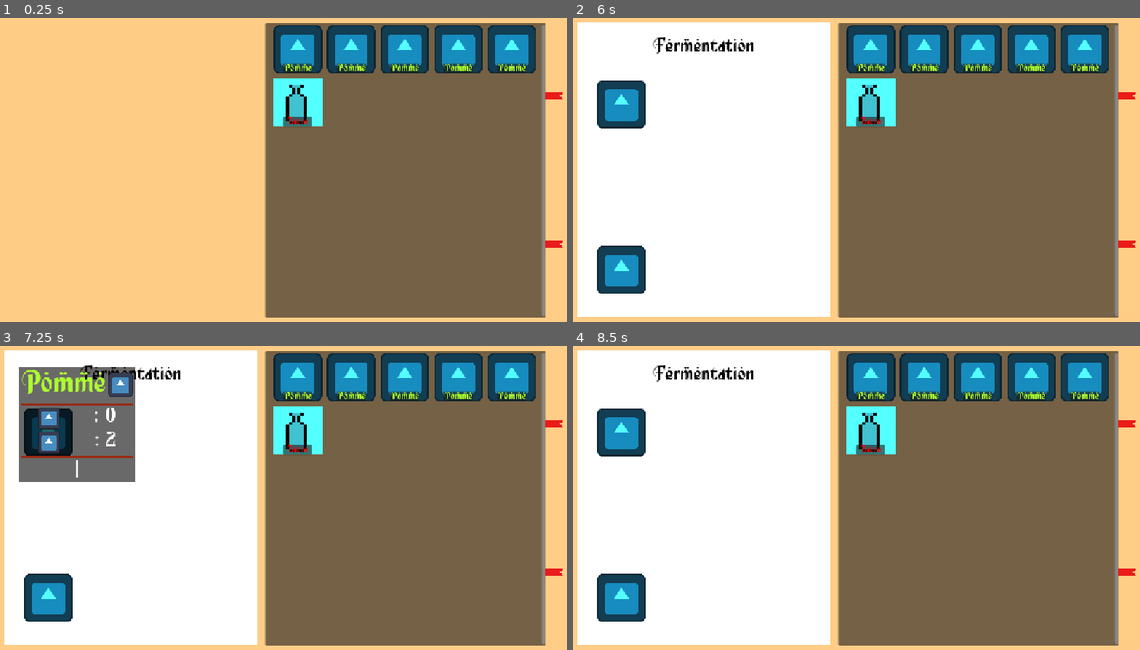
Above: before the commit, frames 1-4 (two rows, left to right).
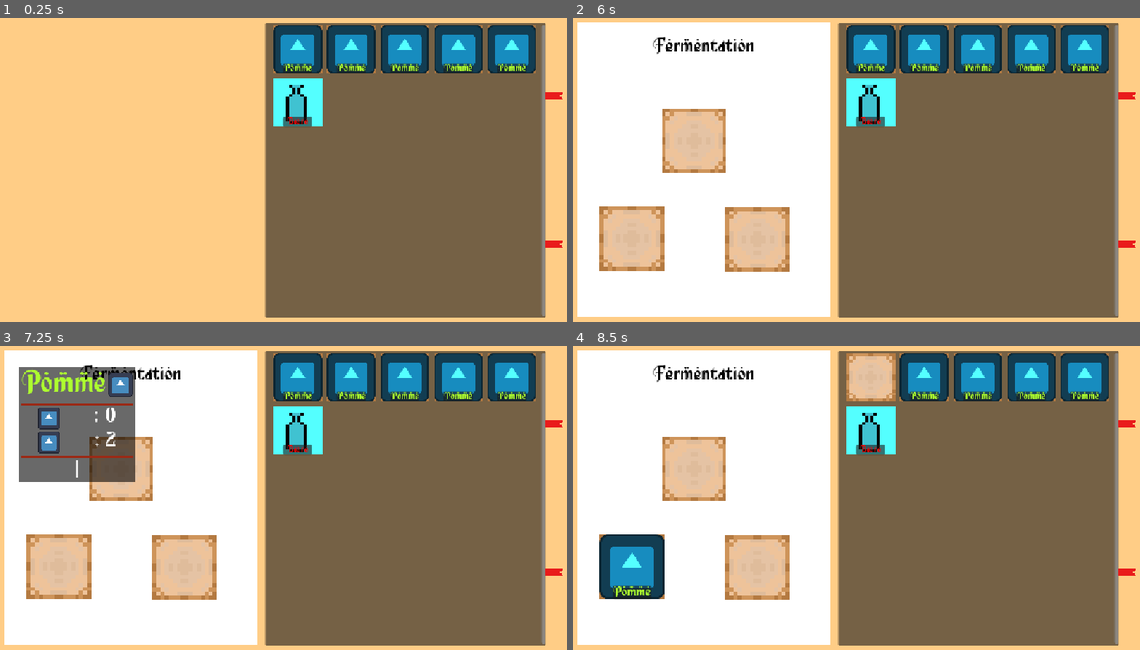
Above: after the commit, the same moments.

Repository: SeldonRubika/Jam-BeerStory
Game: Godot game, scene res://Scenes/MainStuff/main.tscn
Same seed, same stepped clock (60 frames per second), same inputs: the game is played once before the commit and once after it. The engine's default icon, where the game draws it, is replaced by a stand-in: a white triangle on a blue panel in a dark square.
Inputs (mouse positions are in pixels of both pictures, inside the frame that each line leads up to):
- Up to frame 1 (0.25 s): no input
- Up to frame 2 (6 s): click (873, 48) at 0.5 s; click (924, 48) at 1.25 s; click (975, 48) at 2 s; click (1032, 48) at 2.75 s; click (1083, 48) at 3.5 s; click (873, 103) at 4.25 s; click (1128, 97) at 5 s; click (1128, 246) at 5.75 s
- Up to frame 3 (7.25 s): click (300, 376) at 6.5 s
- Up to frame 4 (8.5 s): click (629, 567) at 7.27 s; click (760, 567) at 8.02 s

The runs differ from the first frame. In frame 1, less than 0.1% of the frame differs, in the area x 48-95%, y 2-19%; in frame 2, 9.3%; in frame 3, 8.7%; in frame 4, 11%, in the area x 4-95%, y 2-91%.

Commit message:
Added click and drop

Diff:
--- a/Scenes/DrinkSubMenu/Fermentation.gd
+++ b/Scenes/DrinkSubMenu/Fermentation.gd
@@ -2,10 +2,43 @@
 class_name DrinkSubMenu
 
 var id := "Fermentation"
-
+@export var tonneau: TextureButton
+@export var tonneau_2: TextureButton
+@export var tonneau_3: TextureButton
+@onready var slots := [tonneau,tonneau_2,tonneau_3]
+var awaiting_slots := []
 func selected():
 	Global.active_drink_submenu = self
 	show()
 
 func deselect():
 	hide()
+
+func ingredient_selected():
+	awaiting_slots.clear()
+	for slot in slots:
+		if slot.get_child(0).resource == null:
+			awaiting_slots.append(slot)
+			slot.disabled = false
+		else:
+			slot.disabled = true
+
+
+func _on_tonneau_pressed() -> void:
+	tonneau.get_child(0).resource = Global.selected_ingredients.resource
+	tonneau.get_child(0).set_self_ui()
+	Global.selected_ingredients.resource = null
+	Global.selected_ingredients.set_self_ui()
+
+
+func _on_tonneau_2_pressed() -> void:
+	tonneau_2.get_child(0).resource = Global.selected_ingredients.resource
+	tonneau_2.get_child(0).set_self_ui()
+	Global.selected_ingredients.resource = null
+	Global.selected_ingredients.set_self_ui()
+
+func _on_tonneau_3_pressed() -> void:
+	tonneau_3.get_child(0).resource = Global.selected_ingredients.resource
+	tonneau_3.get_child(0).set_self_ui()
+	Global.selected_ingredients.resource = null
+	Global.selected_ingredients.set_self_ui()
--- a/Scenes/DrinkSubMenu/Fermentation.tscn
+++ b/Scenes/DrinkSubMenu/Fermentation.tscn
@@ -6,13 +6,16 @@
 
 [sub_resource type="DrawableTexture2D" id="DrawableTexture2D_5q66j"]
 
-[node name="Fermentation" type="Control" unique_id=912534386]
+[node name="Fermentation" type="Control" unique_id=912534386 node_paths=PackedStringArray("tonneau", "tonneau_2", "tonneau_3")]
 layout_mode = 3
 anchor_left = 0.025
 anchor_top = 0.05
 anchor_right = 0.46
 anchor_bottom = 0.95000005
 script = ExtResource("1_jgvjj")
+tonneau = NodePath("HBoxContainer/tonneau")
+tonneau_2 = NodePath("HBoxContainer/tonneau2")
+tonneau_3 = NodePath("HBoxContainer/tonneau3")
 metadata/_custom_type_script = "uid://et742jqp0c57"
 
 [node name="background" type="TextureRect" parent="." unique_id=923223262]
@@ -44,30 +47,133 @@
 text_overrun_behavior = 3
 script = ExtResource("2_rxjry")
 metadata/_custom_type_script = "uid://d11kfgsd6jgt"
-metadata/_edit_use_anchors_ = true
 
-[node name="HBoxContainer" type="HBoxContainer" parent="." unique_id=270089603]
+[node name="HBoxContainer" type="Control" parent="." unique_id=1179704318]
 layout_mode = 1
-anchors_preset = -1
 anchor_left = 0.07822477
 anchor_top = 0.19478737
 anchor_right = 0.9217752
 anchor_bottom = 0.92352533
 grow_horizontal = 2
 grow_vertical = 2
+mouse_filter = 2
 metadata/_edit_use_anchors_ = true
 
-[node name="VBoxContainer" type="VBoxContainer" parent="HBoxContainer" unique_id=2109550289]
-layout_mode = 2
+[node name="tonneau" type="TextureButton" parent="HBoxContainer" unique_id=1363454366]
+layout_mode = 1
+anchors_preset = -1
+anchor_top = 0.569
+anchor_right = 0.326
+anchor_bottom = 0.906
+offset_top = 0.17501831
+offset_right = 0.19328308
+offset_bottom = -0.049987793
+size_flags_horizontal = 3
+disabled = true
+stretch_mode = 5
 
-[node name="IngredientBase" parent="HBoxContainer/VBoxContainer" unique_id=1564469009 instance=ExtResource("3_qnoag")]
-layout_mode = 2
+[node name="IngredientBase" parent="HBoxContainer/tonneau" unique_id=1564469009 instance=ExtResource("3_qnoag")]
+layout_mode = 1
+anchor_left = 0.036000002
+anchor_top = 0.052
+anchor_right = 0.96400005
+anchor_bottom = 0.9480001
+offset_left = -4.9680004
+offset_top = -7.4360003
+offset_right = 4.967987
+offset_bottom = 7.4359894
+mouse_filter = 2
 resource = null
 
-[node name="TextureRect" type="TextureRect" parent="HBoxContainer/VBoxContainer" unique_id=1343695129]
-layout_mode = 2
+[node name="TextureRect" type="TextureRect" parent="HBoxContainer/tonneau" unique_id=1343695129]
+layout_mode = 1
+anchors_preset = -1
+anchor_left = 1.0289855
+anchor_right = 1.4347826
+anchor_bottom = 1.0
+grow_horizontal = 2
+grow_vertical = 2
 size_flags_vertical = 3
+mouse_filter = 2
 
-[node name="IngredientBase2" parent="HBoxContainer/VBoxContainer" unique_id=1859194575 instance=ExtResource("3_qnoag")]
-layout_mode = 2
+[node name="tonneau2" type="TextureButton" parent="HBoxContainer" unique_id=1021442863]
+layout_mode = 1
+anchors_preset = -1
+anchor_left = 0.5890424
+anchor_top = 0.572
+anchor_right = 0.915
+anchor_bottom = 0.90800005
+offset_top = -0.099990845
+offset_right = 0.21121216
+offset_bottom = 0.1000061
+size_flags_horizontal = 3
+disabled = true
+stretch_mode = 5
+
+[node name="IngredientBase" parent="HBoxContainer/tonneau2" unique_id=1140041615 instance=ExtResource("3_qnoag")]
+layout_mode = 1
+anchor_left = 0.036000002
+anchor_top = 0.052
+anchor_right = 0.96400005
+anchor_bottom = 0.9480001
+offset_left = -4.9680004
+offset_top = -7.4360003
+offset_right = 4.967987
+offset_bottom = 7.4359894
+mouse_filter = 2
 resource = null
+
+[node name="TextureRect" type="TextureRect" parent="HBoxContainer/tonneau2" unique_id=549411931]
+layout_mode = 1
+anchors_preset = -1
+anchor_left = 1.0289855
+anchor_right = 1.4347826
+anchor_bottom = 1.0
+grow_horizontal = 2
+grow_vertical = 2
+size_flags_vertical = 3
+mouse_filter = 2
+metadata/_edit_use_anchors_ = true
+
+[node name="tonneau3" type="TextureButton" parent="HBoxContainer" unique_id=976862074]
+layout_mode = 1
+anchors_preset = -1
+anchor_left = 0.29097277
+anchor_top = 0.11317646
+anchor_right = 0.61693037
+anchor_bottom = 0.4491765
+offset_top = -0.099990845
+offset_right = 0.21121216
+offset_bottom = 0.1000061
+size_flags_horizontal = 3
+disabled = true
+stretch_mode = 5
+
+[node name="IngredientBase" parent="HBoxContainer/tonneau3" unique_id=103853650 instance=ExtResource("3_qnoag")]
+layout_mode = 1
+anchor_left = 0.036000002
+anchor_top = 0.052
+anchor_right = 0.96400005
+anchor_bottom = 0.9480001
+offset_left = -4.9680004
+offset_top = -7.4360003
+offset_right = 4.967987
+offset_bottom = 7.4359894
+mouse_filter = 2
+resource = null
+
+[node name="TextureRect" type="TextureRect" parent="HBoxContainer/tonneau3" unique_id=417178198]
+layout_mode = 1
+anchors_preset = -1
+anchor_left = 1.0289855
+anchor_right = 1.4347826
+anchor_bottom = 1.0
+grow_horizontal = 2
+grow_vertical = 2
+size_flags_vertical = 3
+mouse_filter = 2
+metadata/_edit_use_anchors_ = true
+
+[connection signal="pressed" from="HBoxContainer/tonneau" to="." method="_on_tonneau_pressed"]
+[connection signal="pressed" from="HBoxContainer/tonneau2" to="." method="_on_tonneau_2_pressed"]
+[connection signal="pressed" from="HBoxContainer/tonneau3" to="." method="_on_tonneau_3_pressed"]
--- a/Scenes/Singleton/global.gd
+++ b/Scenes/Singleton/global.gd
@@ -5,6 +5,8 @@
 
 var active_drink_submenu : DrinkSubMenu = null
 
+var selected_ingredients:IngredientBase
+
 func GetDrinkTypeTexture(type:DrinkTypes):
 	return preload("res://icon.svg")
 
--- a/Scenes/drinks/drink_base.gd
+++ b/Scenes/drinks/drink_base.gd
@@ -3,9 +3,6 @@
 @export var degreesHover: AutoSizeRichTextLabel
 
 @export var degreesFocus: AutoSizeRichTextLabel
-
-
-
 
 func set_focus_ui():
 	super()
--- a/Scenes/drinks/drink_base.tscn
+++ b/Scenes/drinks/drink_base.tscn
@@ -4,6 +4,7 @@
 [ext_resource type="Script" uid="uid://leehmvr1x5lu" path="res://addons/AutoSizeText/ui/AutoSizeRichTextLabel.gd" id="2_5okn3"]
 [ext_resource type="Texture2D" uid="uid://c1e1wbdl6lm6v" path="res://Assets/PlaceHolders/drink.png" id="2_454oq"]
 [ext_resource type="Resource" uid="uid://bdmceqrdpnw21" path="res://Resources/Drinks/TestBeer.tres" id="2_q4sok"]
+[ext_resource type="Texture2D" uid="uid://cwvxvc8qi5f40" path="res://Assets/Slots/Slot_empty.png" id="3_j778k"]
 [ext_resource type="Texture2D" uid="uid://liaqpr81b5sa" path="res://icon.svg" id="4_v4xni"]
 
 [sub_resource type="StyleBoxFlat" id="StyleBoxFlat_454oq"]
@@ -51,6 +52,17 @@
 description = NodePath("Focus/stuff/Description")
 focus_icon = NodePath("Focus/stuff/HBoxContainer/FocusIcon")
 
+[node name="Background" type="TextureRect" parent="." unique_id=1437629905]
+layout_mode = 1
+anchors_preset = 15
+anchor_right = 1.0
+anchor_bottom = 1.0
+grow_horizontal = 2
+grow_vertical = 2
+texture = ExtResource("3_j778k")
+expand_mode = 3
+stretch_mode = 5
+
 [node name="DrinkIcon" type="TextureRect" parent="." unique_id=350251625]
 modulate = Color(0.32941177, 1, 1, 1)
 layout_mode = 1
@@ -133,11 +145,11 @@
 layout_mode = 2
 size_flags_horizontal = 3
 size_flags_vertical = 3
-theme_override_font_sizes/normal_font_size = 34
-theme_override_font_sizes/bold_font_size = 34
-theme_override_font_sizes/bold_italics_font_size = 34
-theme_override_font_sizes/italics_font_size = 34
-theme_override_font_sizes/mono_font_size = 34
+theme_override_font_sizes/normal_font_size = 7
+theme_override_font_sizes/bold_font_size = 7
+theme_override_font_sizes/bold_italics_font_size = 7
+theme_override_font_sizes/italics_font_size = 7
+theme_override_font_sizes/mono_font_size = 7
 bbcode_enabled = true
 text = "[color=yellow]Classic Beer"
 scroll_active = false
@@ -179,11 +191,11 @@
 layout_mode = 2
 size_flags_horizontal = 3
 size_flags_vertical = 3
-theme_override_font_sizes/normal_font_size = 28
-theme_override_font_sizes/bold_font_size = 28
-theme_override_font_sizes/bold_italics_font_size = 28
-theme_override_font_sizes/italics_font_size = 28
-theme_override_font_sizes/mono_font_size = 28
+theme_override_font_sizes/normal_font_size = 7
+theme_override_font_sizes/bold_font_size = 7
+theme_override_font_sizes/bold_italics_font_size = 7
+theme_override_font_sizes/italics_font_size = 7
+theme_override_font_sizes/mono_font_size = 7
 bbcode_enabled = true
 text = ": 5"
 scroll_active = false
@@ -210,11 +222,11 @@
 layout_mode = 2
 size_flags_horizontal = 3
 size_flags_vertical = 3
-theme_override_font_sizes/normal_font_size = 28
-theme_override_font_sizes/bold_font_size = 28
-theme_override_font_sizes/bold_italics_font_size = 28
-theme_override_font_sizes/italics_font_size = 28
-theme_override_font_sizes/mono_font_size = 28
+theme_override_font_sizes/normal_font_size = 7
+theme_override_font_sizes/bold_font_size = 7
+theme_override_font_sizes/bold_italics_font_size = 7
+theme_override_font_sizes/italics_font_size = 7
+theme_override_font_sizes/mono_font_size = 7
 bbcode_enabled = true
 text = ": 5"
 scroll_active = false
@@ -241,11 +253,11 @@
 layout_mode = 2
 size_flags_horizontal = 3
 size_flags_vertical = 3
-theme_override_font_sizes/normal_font_size = 28
-theme_override_font_sizes/bold_font_size = 28
-theme_override_font_sizes/bold_italics_font_size = 28
-theme_override_font_sizes/italics_font_size = 28
-theme_override_font_sizes/mono_font_size = 28
+theme_override_font_sizes/normal_font_size = 7
+theme_override_font_sizes/bold_font_size = 7
+theme_override_font_sizes/bold_italics_font_size = 7
+theme_override_font_sizes/italics_font_size = 7
+theme_override_font_sizes/mono_font_size = 7
 bbcode_enabled = true
 text = ": 5"
 scroll_active = false
@@ -264,11 +276,11 @@
 custom_maximum_size = Vector2(-1, 40)
 layout_mode = 2
 size_flags_vertical = 3
-theme_override_font_sizes/normal_font_size = 41
-theme_override_font_sizes/bold_font_size = 41
-theme_override_font_sizes/bold_italics_font_size = 41
-theme_override_font_sizes/italics_font_size = 41
-theme_override_font_sizes/mono_font_size = 41
+theme_override_font_sizes/normal_font_size = 7
+theme_override_font_sizes/bold_font_size = 7
+theme_override_font_sizes/bold_italics_font_size = 7
+theme_override_font_sizes/italics_font_size = 7
+theme_override_font_sizes/mono_font_size = 7
 bbcode_enabled = true
 text = "|"
 scroll_active = false
@@ -316,11 +328,11 @@
 layout_mode = 2
 size_flags_horizontal = 3
 size_flags_vertical = 3
-theme_override_font_sizes/normal_font_size = 64
-theme_override_font_sizes/bold_font_size = 64
-theme_override_font_sizes/bold_italics_font_size = 64
-theme_override_font_sizes/italics_font_size = 64
-theme_override_font_sizes/mono_font_size = 64
+theme_override_font_sizes/normal_font_size = 7
+theme_override_font_sizes/bold_font_size = 7
+theme_override_font_sizes/bold_italics_font_size = 7
+theme_override_font_sizes/italics_font_size = 7
+theme_override_font_sizes/mono_font_size = 7
 bbcode_enabled = true
 text = "[color=yellow]Classic Beer"
 scroll_active = false
@@ -362,11 +374,11 @@
 layout_mode = 2
 size_flags_horizontal = 3
 size_flags_vertical = 3
-theme_override_font_sizes/normal_font_size = 64
-theme_override_font_sizes/bold_font_size = 64
-theme_override_font_sizes/bold_italics_font_size = 64
-theme_override_font_sizes/italics_font_size = 64
-theme_override_font_sizes/mono_font_size = 64
+theme_override_font_sizes/normal_font_size = 7
+theme_override_font_sizes/bold_font_size = 7
+theme_override_font_sizes/bold_italics_font_size = 7
+theme_override_font_sizes/italics_font_size = 7
+theme_override_font_sizes/mono_font_size = 7
 bbcode_enabled = true
 text = ": 5"
 scroll_active = false
@@ -392,11 +404,11 @@
 layout_mode = 2
 size_flags_horizontal = 3
 size_flags_vertical = 3
-theme_override_font_sizes/normal_font_size = 64
-theme_override_font_sizes/bold_font_size = 64
-theme_override_font_sizes/bold_italics_font_size = 64
-theme_override_font_sizes/italics_font_size = 64
-theme_override_font_sizes/mono_font_size = 64
+theme_override_font_sizes/normal_font_size = 7
+theme_override_font_sizes/bold_font_size = 7
+theme_override_font_sizes/bold_italics_font_size = 7
+theme_override_font_sizes/italics_font_size = 7
+theme_override_font_sizes/mono_font_size = 7
 bbcode_enabled = true
 text = ": 5"
 scroll_active = false
@@ -422,11 +434,11 @@
 layout_mode = 2
 size_flags_horizontal = 3
 size_flags_vertical = 3
-theme_override_font_sizes/normal_font_size = 64
-theme_override_font_sizes/bold_font_size = 64
-theme_override_font_sizes/bold_italics_font_size = 64
-theme_override_font_sizes/italics_font_size = 64
-theme_override_font_sizes/mono_font_size = 64
+theme_override_font_sizes/normal_font_size = 7
+theme_override_font_sizes/bold_font_size = 7
+theme_override_font_sizes/bold_italics_font_size = 7
+theme_override_font_sizes/italics_font_size = 7
+theme_override_font_sizes/mono_font_size = 7
 bbcode_enabled = true
 text = ": 5"
 scroll_active = false
@@ -445,11 +457,11 @@
 custom_maximum_size = Vector2(-1, 40)
 layout_mode = 2
 size_flags_vertical = 3
-theme_override_font_sizes/normal_font_size = 41
-theme_override_font_sizes/bold_font_size = 41
-theme_override_font_sizes/bold_italics_font_size = 41
-theme_override_font_sizes/italics_font_size = 41
-theme_override_font_sizes/mono_font_size = 41
+theme_override_font_sizes/normal_font_size = 7
+theme_override_font_sizes/bold_font_size = 7
+theme_override_font_sizes/bold_italics_font_size = 7
+theme_override_font_sizes/italics_font_size = 7
+theme_override_font_sizes/mono_font_size = 7
 bbcode_enabled = true
 text = "|"
 scroll_active = false
@@ -467,11 +479,11 @@
 [node name="Description" type="RichTextLabel" parent="Focus/stuff" unique_id=1568982462]
 layout_mode = 2
 size_flags_vertical = 3
-theme_override_font_sizes/normal_font_size = 64
-theme_override_font_sizes/bold_font_size = 64
-theme_override_font_sizes/bold_italics_font_size = 64
-theme_override_font_sizes/italics_font_size = 64
-theme_override_font_sizes/mono_font_size = 64
+theme_override_font_sizes/normal_font_size = 9
+theme_override_font_sizes/bold_font_size = 9
+theme_override_font_sizes/bold_italics_font_size = 9
+theme_override_font_sizes/italics_font_size = 9
+theme_override_font_sizes/mono_font_size = 9
 text = "Shitty ahh description"
 scroll_active = false
 horizontal_alignment = 1
--- a/Scenes/ingredients/ingredient_base.gd
+++ b/Scenes/ingredients/ingredient_base.gd
@@ -25,9 +25,10 @@
 	if (!resource):
 		disabled = true
 		name_label.get_parent().hide()
-		ingredient_icon.texture = preload("res://icon.svg")
+		ingredient_icon.hide()
 		return
 	disabled = false
+	ingredient_icon.show()
 	name_label.get_parent().show()
 	name_label.text = resource.ingredient_name
 	name_label.add_theme_color_override("default_color",resource.text_color)
@@ -106,4 +107,6 @@
 	if !Global.active_drink_submenu:
 		return
 	match(Global.active_drink_submenu.id):
-		"Fermentation":print("nice")
+		"Fermentation":
+			Global.selected_ingredients = self
+			Global.active_drink_submenu.ingredient_selected()
--- a/Scenes/ingredients/ingredient_base.tscn
+++ b/Scenes/ingredients/ingredient_base.tscn
@@ -1,6 +1,7 @@
 [gd_scene format=3 uid="uid://fkjn5x638hlm"]
 
 [ext_resource type="Script" uid="uid://f0jjyj8321bm" path="res://Scenes/ingredients/ingredient_base.gd" id="1_kwxqb"]
+[ext_resource type="Texture2D" uid="uid://cwvxvc8qi5f40" path="res://Assets/Slots/Slot_empty.png" id="2_f6dkj"]
 [ext_resource type="Texture2D" uid="uid://c1e1wbdl6lm6v" path="res://Assets/PlaceHolders/drink.png" id="2_tt3kx"]
 [ext_resource type="Script" uid="uid://leehmvr1x5lu" path="res://addons/AutoSizeText/ui/AutoSizeRichTextLabel.gd" id="3_f6dkj"]
 [ext_resource type="Texture2D" uid="uid://liaqpr81b5sa" path="res://icon.svg" id="4_l26ep"]
@@ -47,6 +48,17 @@
 description = NodePath("Focus/stuff/Description")
 focus_icon = NodePath("Focus/stuff/HBoxContainer/FocusIcon")
 
+[node name="Background" type="TextureRect" parent="." unique_id=1182245460]
+layout_mode = 1
+anchors_preset = 15
+anchor_right = 1.0
+anchor_bottom = 1.0
+grow_horizontal = 2
+grow_vertical = 2
+texture = ExtResource("2_f6dkj")
+expand_mode = 3
+stretch_mode = 5
+
 [node name="IngredientsIcon" type="TextureRect" parent="." unique_id=350251625]
 modulate = Color(0.32941177, 1, 1, 1)
 layout_mode = 1
@@ -419,3 +431,4 @@
 [connection signal="focus_exited" from="." to="." method="_on_focus_exited"]
 [connection signal="mouse_entered" from="." to="." method="_on_mouse_entered"]
 [connection signal="mouse_exited" from="." to="." method="_on_mouse_exited"]
+[connection signal="pressed" from="." to="." method="_on_pressed"]
Binary file added: Assets/Slots/Slot_empty.png
Not shown, added: Assets/Slots/Slot_empty.png.import
